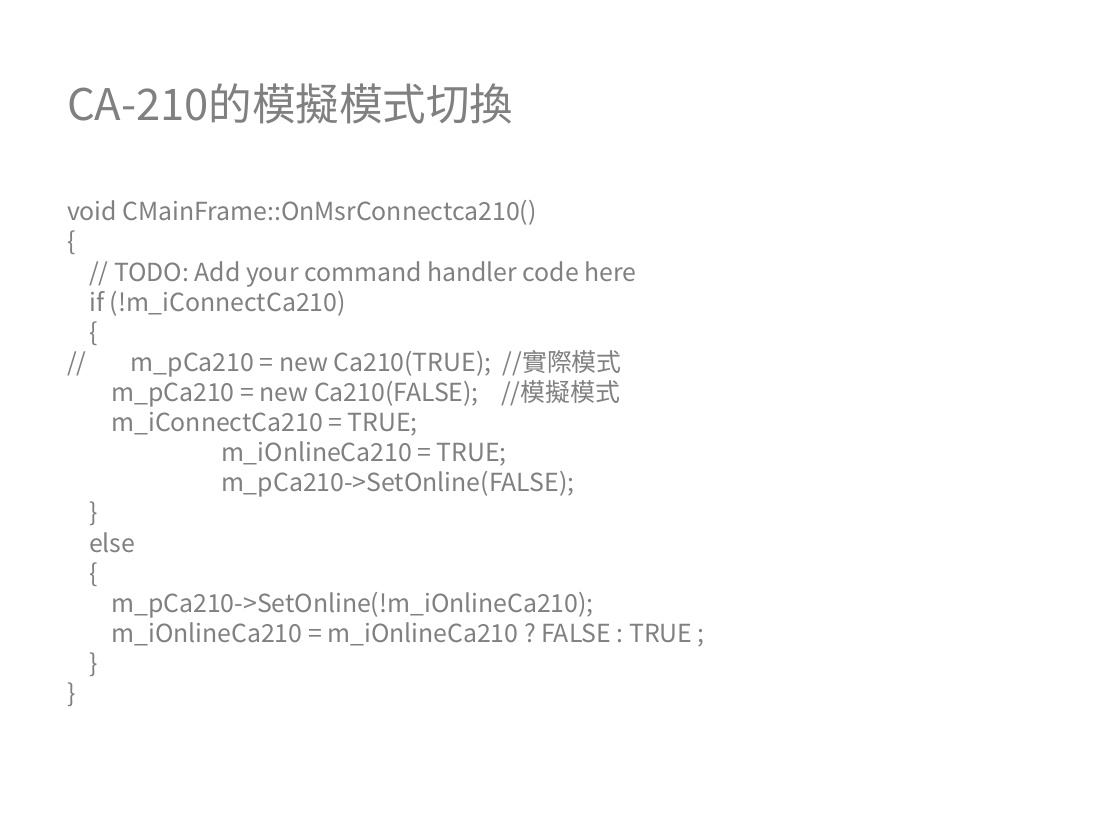
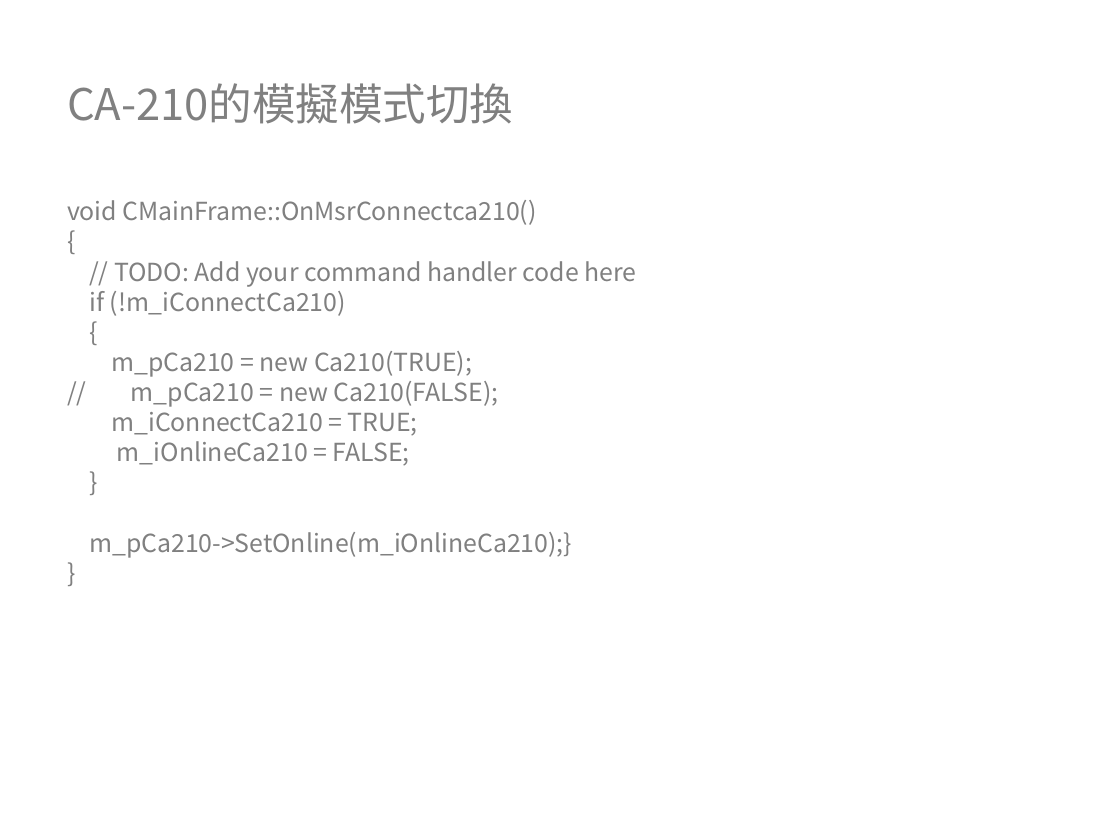
Before and after one commit to dwatow/ColorEyeI, a slide deck: slide 37 of 這是一份規格書.ppt. Drawn at 1120x840 pixels with LibreOffice and Linux fonts; fonts in the diff are those of the drawing. Boxes give left, top, right and bottom in pixels: in the first picture for what was removed or moved away, otherwise in the second. Text is boxed around its words. In the diff, an @@ line names an element or a change of style, - is before the commit and + after.

```diff
--- a/這是一份規格書.ppt
+++ b/這是一份規格書.ppt
@@ text at box(67, 200, 636, 558): paragraph removed @@
-}
@@ text at box(111, 351, 498, 407): text changed @@
-// m_pCa210 = new Ca210(TRUE); //實際模式
-m_pCa210 = new Ca210(FALSE); //模擬模式
+m_pCa210 = new Ca210(TRUE);
+// m_pCa210 = new Ca210(FALSE);
@@ text at box(117, 441, 410, 466): text changed @@
-m_iOnlineCa210 = TRUE;
-m_pCa210->SetOnline(FALSE);
+m_iOnlineCa210 = FALSE;
@@ text at box(89, 532, 572, 558): text changed @@
-else
-{
-m_pCa210->SetOnline(!m_iOnlineCa210);
-m_iOnlineCa210 = m_iOnlineCa210 ? FALSE : TRUE ;
+m_pCa210->SetOnline(m_iOnlineCa210);}
```
Also in this commit, not shown: 2 other slides changed, 11 other files.
